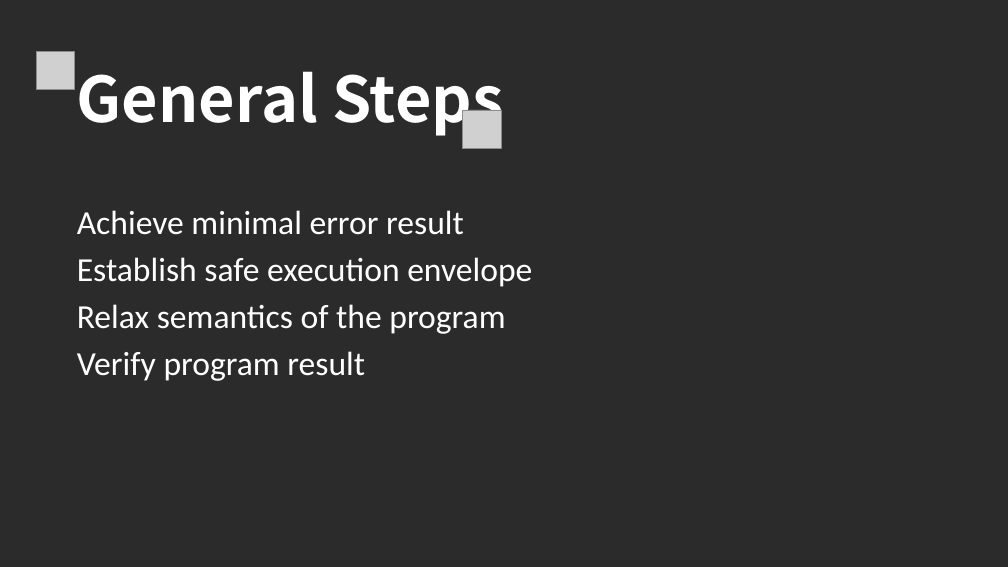
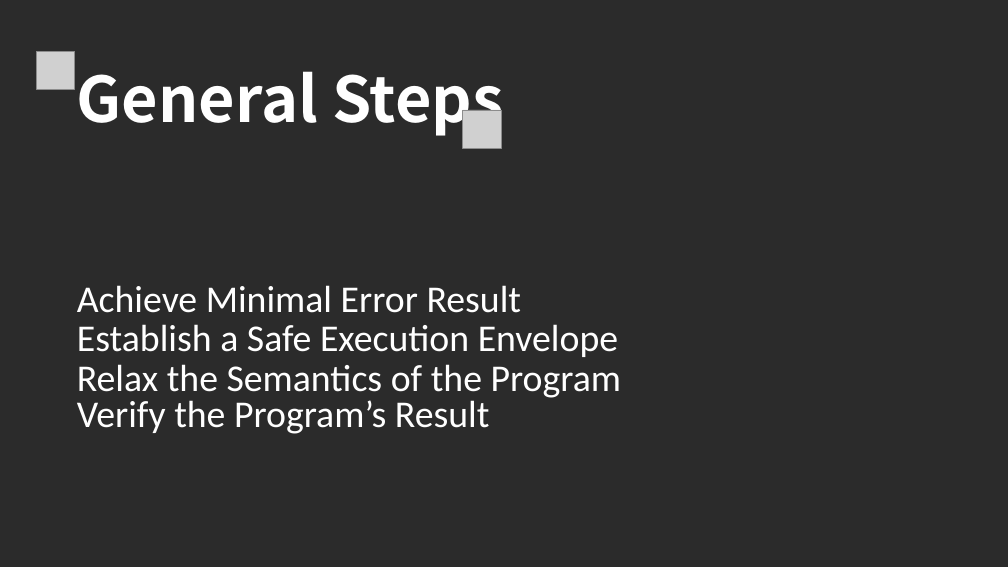
Before and after one commit to LoloMarty/2024-, a slide deck: slide 39 of CS4630/Approximate Computing.pptx (slide 40 before the commit). Drawn at 1008x567 pixels with LibreOffice and Linux fonts; fonts in the diff are those of the drawing; grey boxes stand for pictures; background and template pictures are left out; a plain dark background stands for a picture behind light text. Boxes give left, top, right and bottom in pixels: in the first picture for what was removed or moved away, otherwise in the second. Text is boxed around its words. In the diff, an @@ line names an element or a change of style, - is before the commit and + after.

```diff
--- a/CS4630/Approximate Computing.pptx
+++ b/CS4630/Approximate Computing.pptx
@@ text at box(77, 285, 522, 313): text changed; size 32 to 36 pt @@
-Achieve minimal error result
-Establish safe execution envelope
-Relax semantics of the program
-Verify program result
+Achieve Minimal Error Result
@@ text added at box(77, 324, 618, 357), 36 pt, text #FFFFFF @@
+Establish a Safe Execution Envelope
@@ text added at box(77, 364, 621, 398), 36 pt, text #FFFFFF @@
+Relax the Semantics of the Program
@@ text added at box(77, 400, 490, 434), 36 pt, text #FFFFFF @@
+Verify the Program’s Result
```
Also in this commit, not shown: 11 slides added, 1 slide removed, 1 other file.
